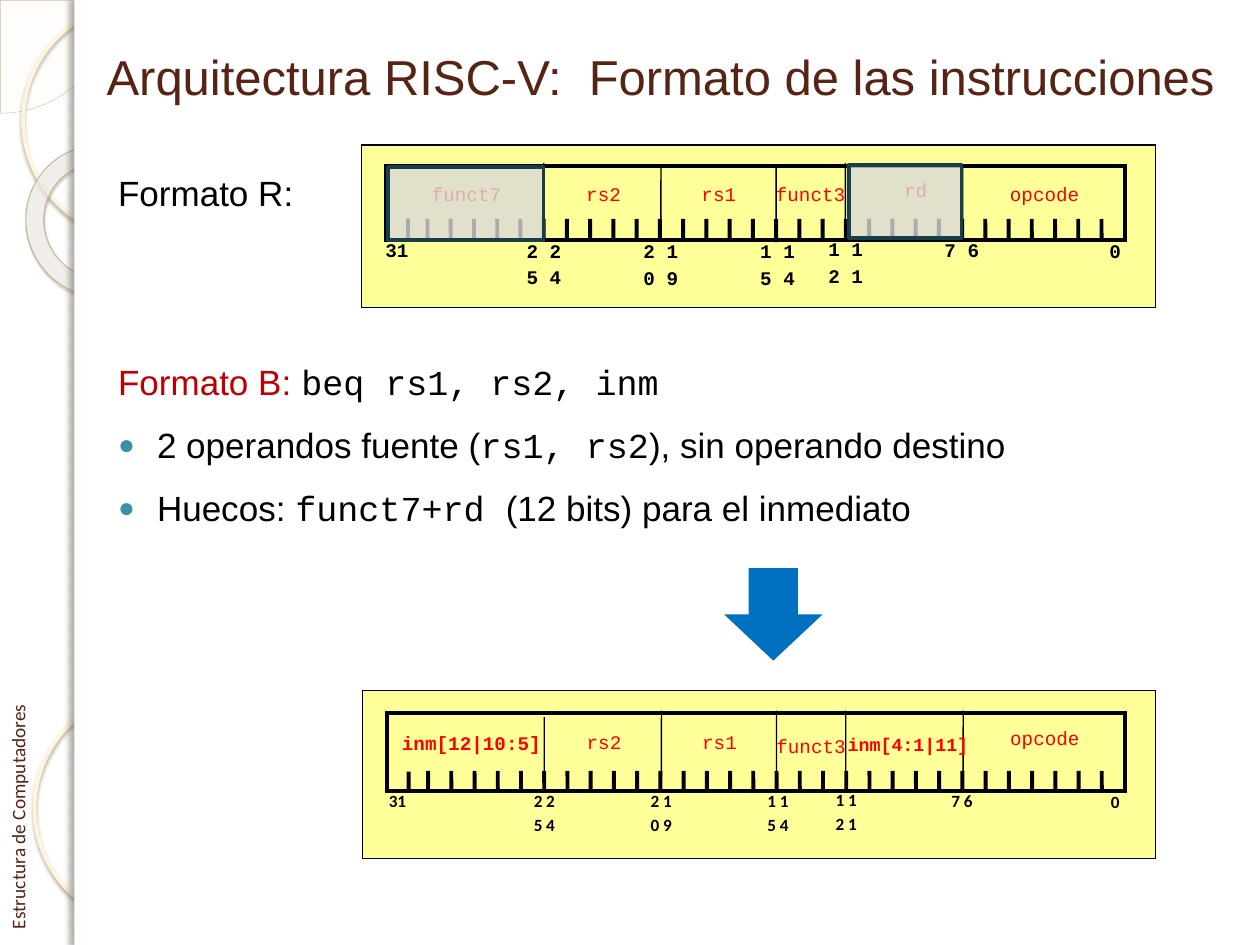
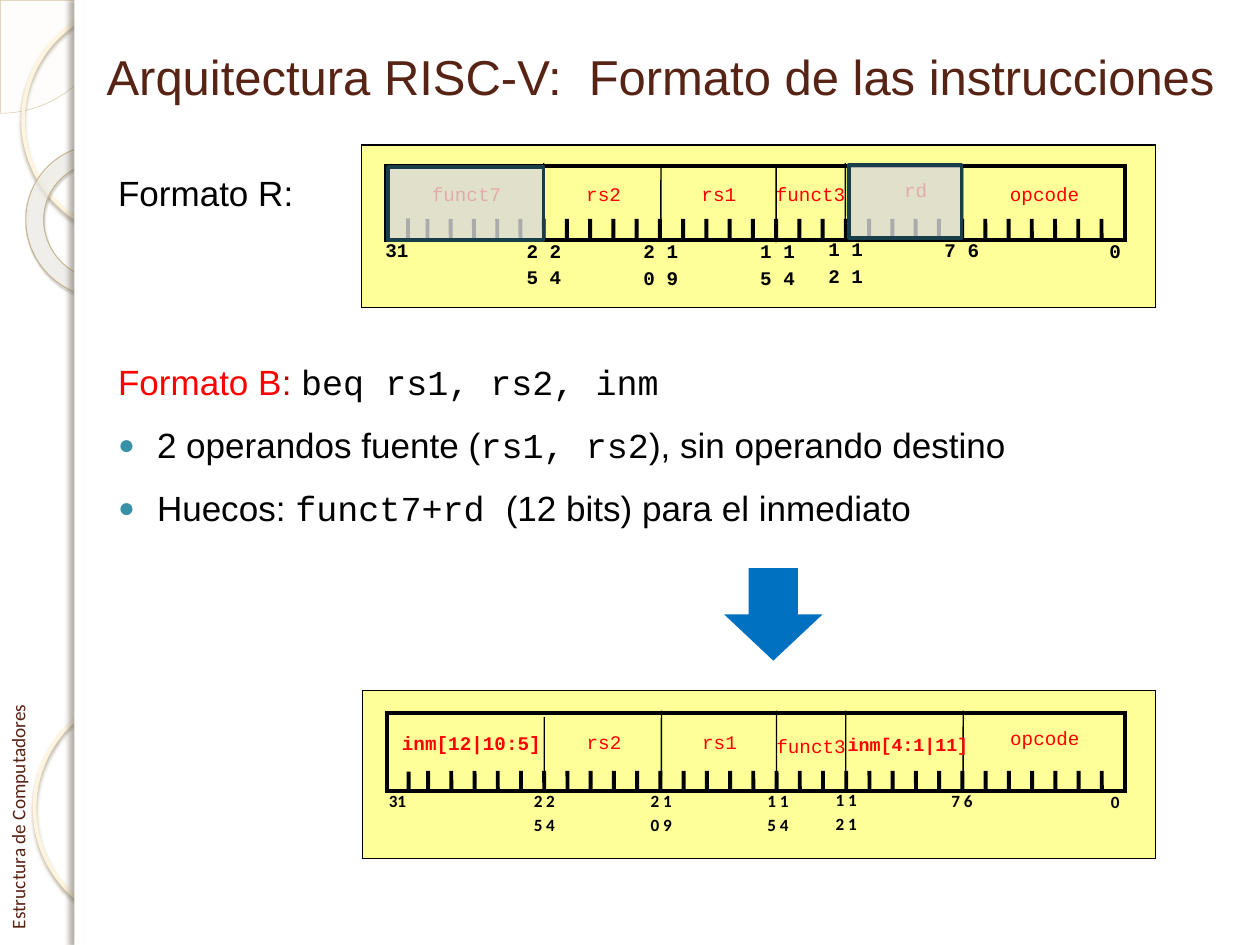
Before and after one commit to enriquesquintana/ETC, a slide deck: slide 27 of ETC_RISCV/Teoría/Tema 1. El procesador_RISCV.pptx. Drawn at 1260x945 pixels with LibreOffice and Linux fonts; fonts in the diff are those of the drawing; background and template pictures are left out. Boxes give left, top, right and bottom in pixels: in the first picture for what was removed or moved away, otherwise in the second. Text is boxed around its words. In the diff, an @@ line names an element or a change of style, - is before the commit and + after.

```diff
--- a/ETC_RISCV/Teoría/Tema 1. El procesador_RISCV.pptx
+++ b/ETC_RISCV/Teoría/Tema 1. El procesador_RISCV.pptx
@@ text at [118,371,659,403]: text colour #C00000 to #FF0000 in "Formato B:" @@
```
Also in this commit, not shown: 7 other slides changed.
